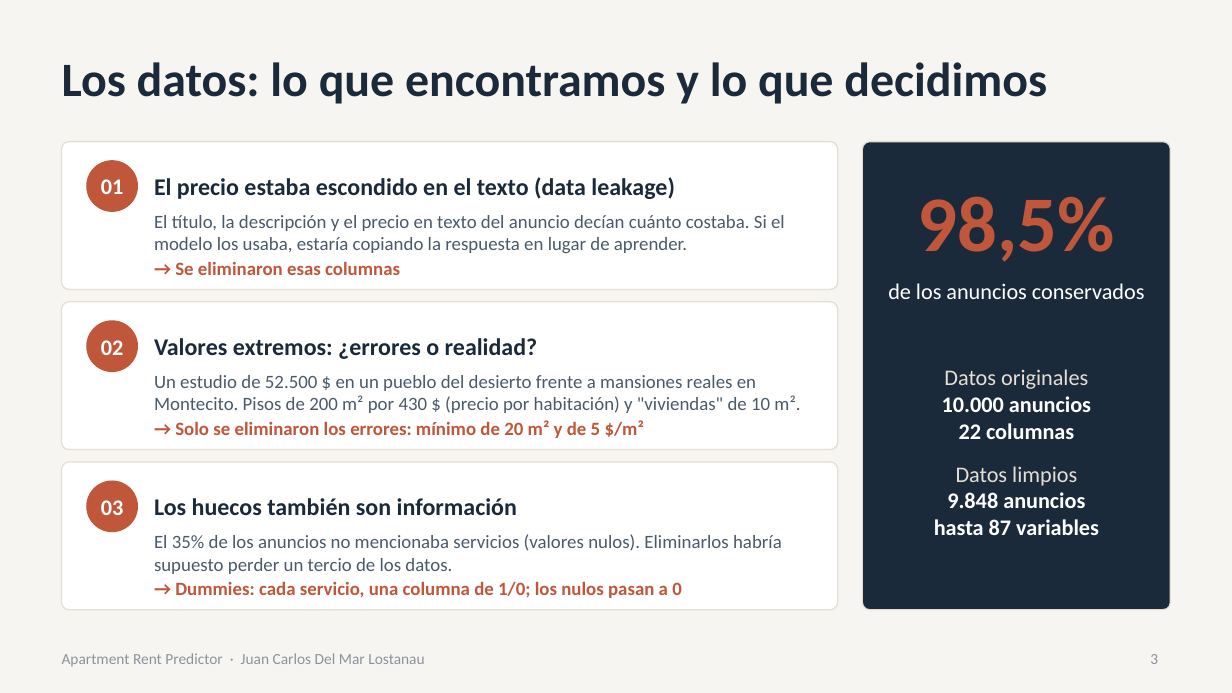
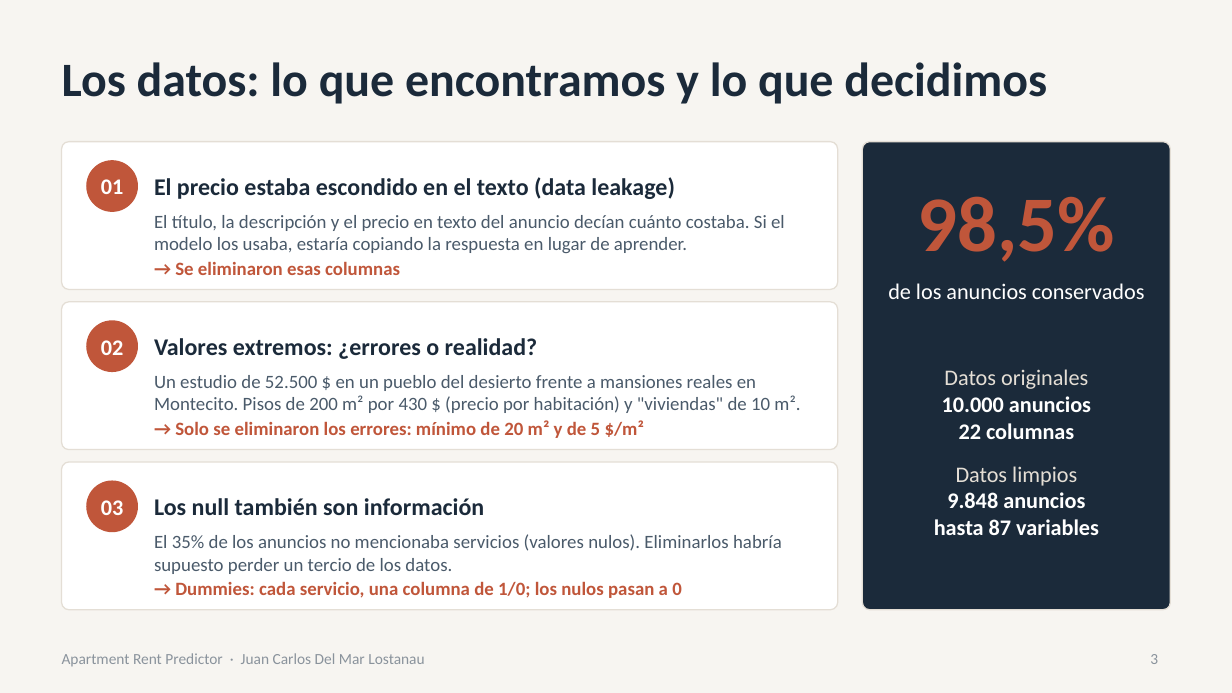
Before and after one commit to Juancarlosdelmarlostanau/Apartment-rent-predictor, a slide deck: slide 3 of presentation/Apartment_Rent_Predictor.pptx. Drawn at 1232x693 pixels with LibreOffice and Linux fonts; fonts in the diff are those of the drawing. Boxes give left, top, right and bottom in pixels: in the first picture for what was removed or moved away, otherwise in the second. Text is boxed around its words. In the diff, an @@ line names an element or a change of style, - is before the commit and + after.

```diff
--- a/presentation/Apartment_Rent_Predictor.pptx
+++ b/presentation/Apartment_Rent_Predictor.pptx
@@ text at (154,498,484,515): text changed @@
-Los huecos también son información
+Los null también son información
```
Also in this commit, not shown: 1 other slide changed.
